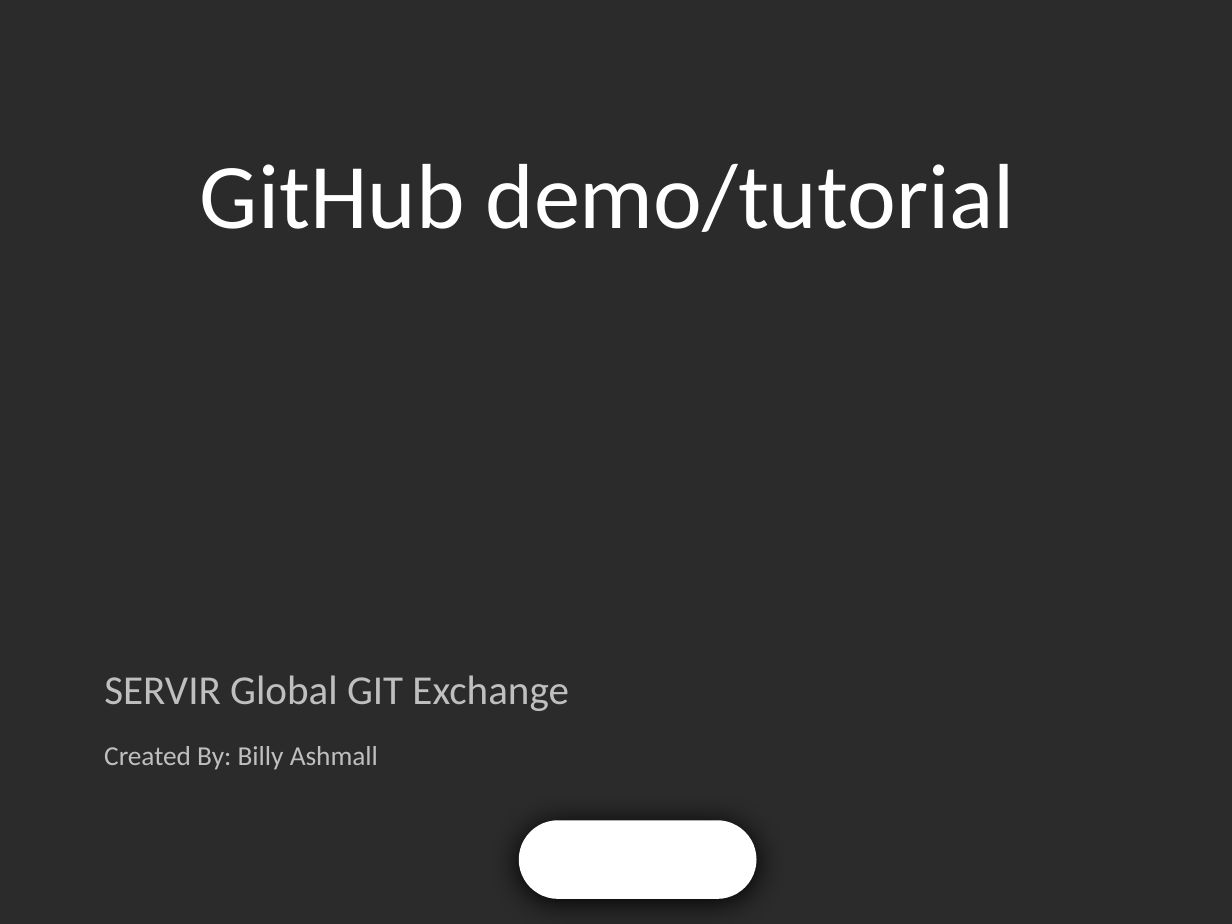
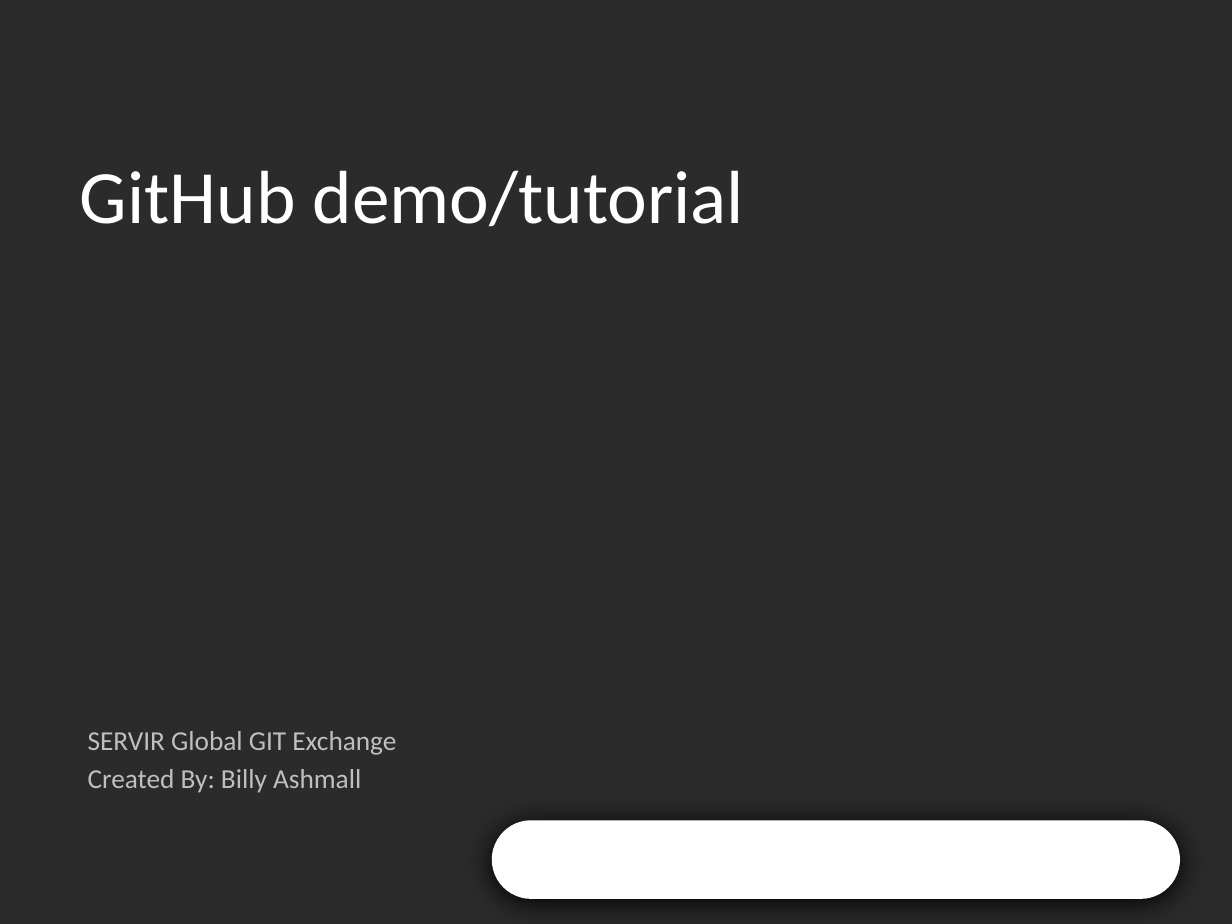
Before and after one commit to SERVIR/SERVIR-Github-Demo, a slide deck: slide 1 of SERVIR_github.pptx. Drawn at 1232x924 pixels with LibreOffice and Linux fonts; fonts in the diff are those of the drawing; background and template pictures are left out; a plain dark background stands for a picture behind light text. Boxes give left, top, right and bottom in pixels: in the first picture for what was removed or moved away, otherwise in the second. Text is boxed around its words. In the diff, an @@ line names an element or a change of style, - is before the commit and + after.

Commit message:
Updated Powerpoint Template
Updated Powerpoint Template

```diff
--- a/SERVIR_github.pptx
+++ b/SERVIR_github.pptx
@@ title "GitHub demo/tutorial": place and size @@
-title "GitHub demo/tutorial" at (200, 164, 1015, 232)
+title "GitHub demo/tutorial" at (80, 170, 744, 227)
@@ title "GitHub demo/tutorial" at (80, 170, 744, 227): size 54 to 44 pt; alignment centre to left @@
@@ subtitle removed at (104, 675, 568, 711) @@
-SERVIR Global GIT Exchange
@@ text "SERVIR Global GIT Exchange": place and size @@
-text "SERVIR Global GIT Exchange" at (104, 746, 378, 770)
+text "SERVIR Global GIT Exchange" at (88, 731, 396, 793)
@@ text at (88, 731, 396, 755): paragraph added @@
+SERVIR Global GIT Exchange
@@ rounded rectangle: place and size @@
-rounded rectangle at (519, 821, 756, 899)
+rounded rectangle at (492, 821, 1180, 899)
```
Also in this commit, not shown: 1 other file.
